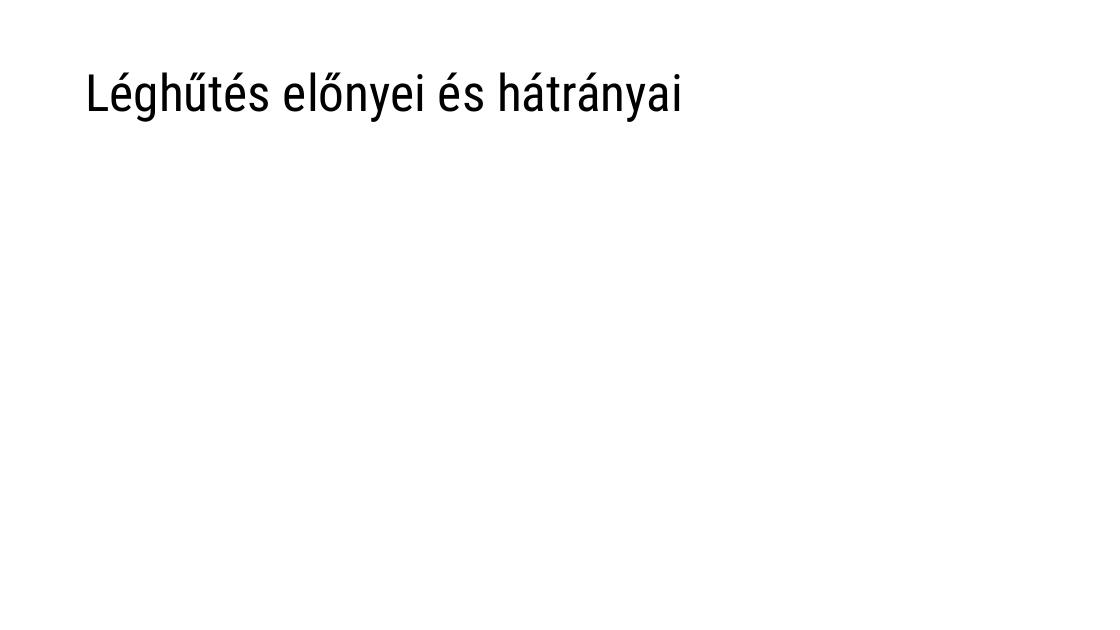
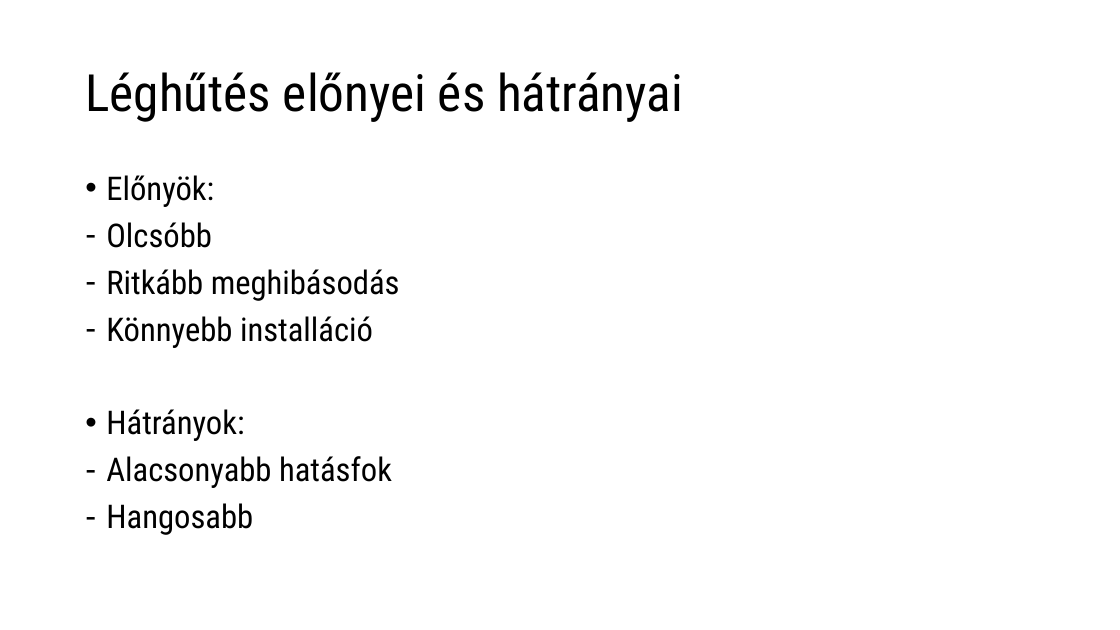
Before and after one commit to verbence/ppt-2022, a slide deck: slide 4 of cpuhutes.pptx. Drawn at 1120x630 pixels with LibreOffice and Linux fonts; fonts in the diff are those of the drawing. Boxes give left, top, right and bottom in pixels: in the first picture for what was removed or moved away, otherwise in the second. Text is boxed around its words. In the diff, an @@ line names an element or a change of style, - is before the commit and + after.

```diff
--- a/cpuhutes.pptx
+++ b/cpuhutes.pptx
@@ text added at box(106, 175, 400, 535), 28 pt, text #000000 @@
+• Előnyök:
+– Olcsóbb
+– Ritkább meghibásodás
+– Könnyebb installáció
+• Hátrányok:
+– Alacsonyabb hatásfok
+– Hangosabb
```
Also in this commit, not shown: 1 other slide changed, 3 slides added, 3 slides removed.
